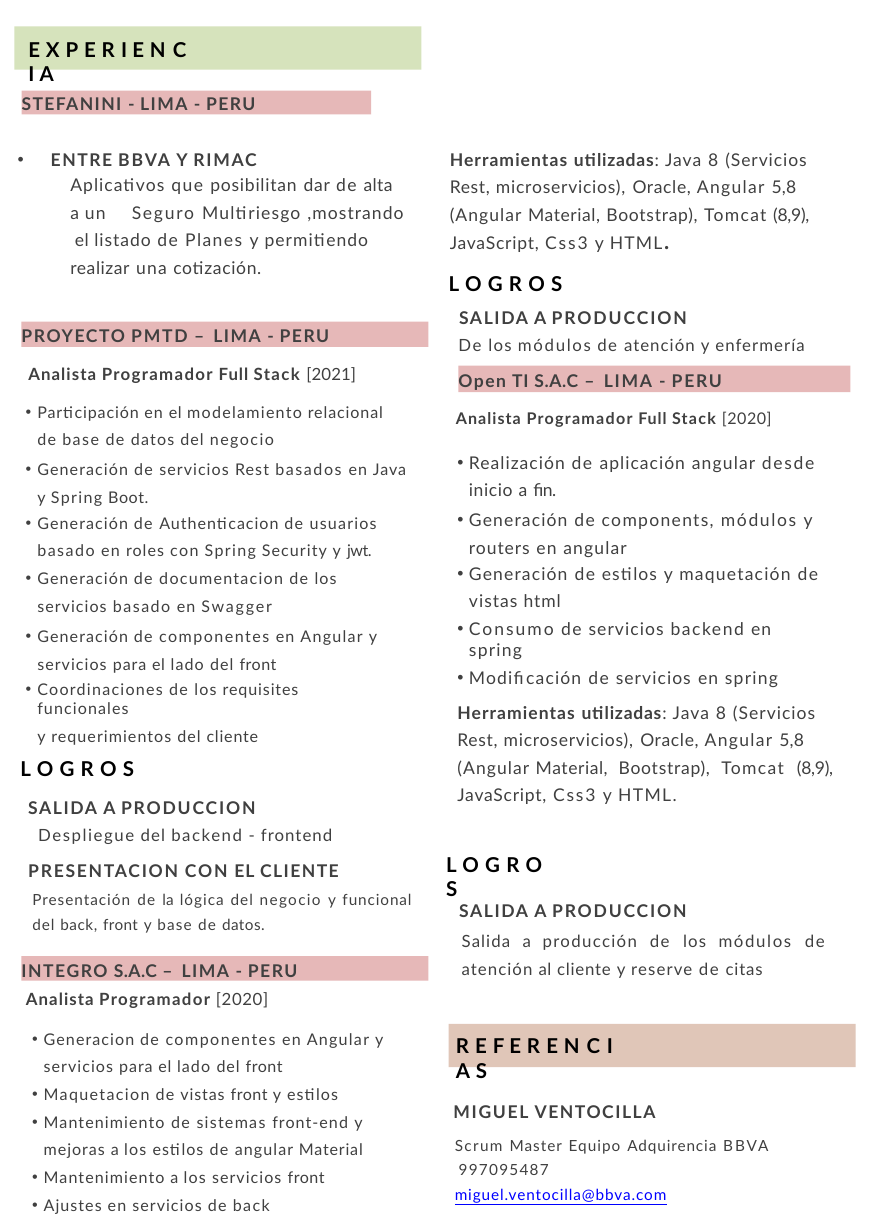
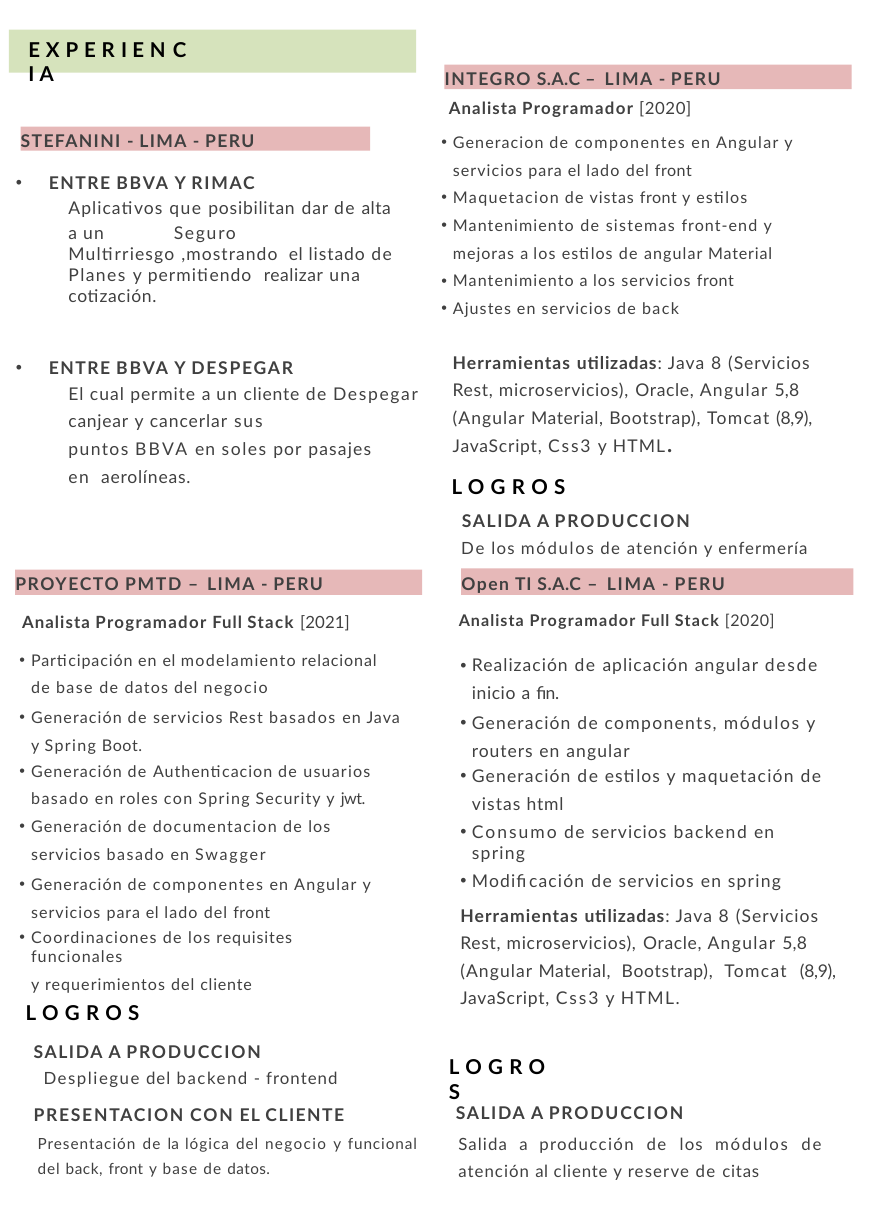
Before and after one commit to breinerbca99/portafolio1, a slide deck: slide 2 of src/assets/CV.pptx. Drawn at 870x1232 pixels with LibreOffice and Linux fonts; fonts in the diff are those of the drawing. Boxes give left, top, right and bottom in pixels: in the first picture for what was removed or moved away, otherwise in the second. Text is boxed around its words. In the diff, an @@ line names an element or a change of style, - is before the commit and + after.

```diff
--- a/src/assets/CV.pptx
+++ b/src/assets/CV.pptx
@@ freeform shape moved from (x1=15, y1=26, x2=422, y2=70) to (x1=9, y1=29, x2=417, y2=73) @@
@@ rectangle "INTEGRO S.A.C – LIMA - ..." moved from (x1=21, y1=956, x2=429, y2=981) to (x1=444, y1=64, x2=852, y2=88) @@
@@ text "Analista Programador [2020]" moved from (x1=26, y1=992, x2=268, y2=1008) to (x1=449, y1=101, x2=691, y2=117) @@
@@ rectangle "STEFANINI - LIMA - PERU" moved from (x1=21, y1=91, x2=371, y2=115) to (x1=21, y1=126, x2=371, y2=151) @@
@@ text "Generacion de componentes en Angular ..." moved from (x1=44, y1=1033, x2=383, y2=1214) to (x1=453, y1=136, x2=792, y2=317) @@
@@ text "ENTRE BBVA Y RIMAC" moved from (x1=51, y1=153, x2=393, y2=194) to (x1=49, y1=176, x2=392, y2=302) @@
@@ text removed at (x1=70, y1=206, x2=403, y2=274) @@
-a un Seguro Multiriesgo ,mostrando el listado de Planes y permitiendo realizar una cotización.
@@ text at (x1=68, y1=226, x2=392, y2=302): paragraph added @@
+a un Seguro Multirriesgo ,mostrando el listado de Planes y permitiendo realizar una cotización.
@@ text added at (x1=49, y1=361, x2=418, y2=483), 12 pt, text #404040 @@
+• ENTRE BBVA Y DESPEGAR
+El cual permite a un cliente de Despegar
+canjear y cancerlar sus
+puntos BBVA en soles por pasajes en aerolíneas.
@@ rectangle "PROYECTO PMTD – LIMA - ..." moved from (x1=21, y1=321, x2=429, y2=347) to (x1=15, y1=570, x2=422, y2=595) @@
@@ text "Analista Programador Full Stack [2021]" moved from (x1=28, y1=367, x2=356, y2=383) to (x1=22, y1=615, x2=350, y2=631) @@
@@ text "Analista Programador Full Stack [2020]" moved from (x1=456, y1=411, x2=772, y2=427) to (x1=459, y1=613, x2=775, y2=629) @@
@@ text "Participación en el modelamiento relacional ..." moved from (x1=37, y1=406, x2=406, y2=714) to (x1=31, y1=654, x2=400, y2=962) @@
@@ text "L O G R O ..." moved from (x1=20, y1=761, x2=411, y2=933) to (x1=26, y1=1005, x2=417, y2=1177) @@
@@ freeform shape removed at (x1=449, y1=1024, x2=856, y2=1067) @@
@@ text removed at (x1=456, y1=1038, x2=613, y2=1083) @@
-R E F E R E N C I A S
@@ 4 texts, 1 rectangle moved together from (x1=446, y1=152, x2=851, y2=896) to (x1=449, y1=355, x2=854, y2=1099) @@
@@ text "SALIDA A PRODUCCION" rewrapped from (x1=459, y1=904, x2=792, y2=978) to (x1=203, y1=1106, x2=788, y2=1180) @@
@@ text removed at (x1=453, y1=1105, x2=716, y2=1203) @@
-MIGUEL VENTOCILLA
-Scrum Master Equipo Adquirencia BBVA 997095487
-miguel.ventocilla@bbva.com
```
Also in this commit, not shown: 1 other slide changed.
